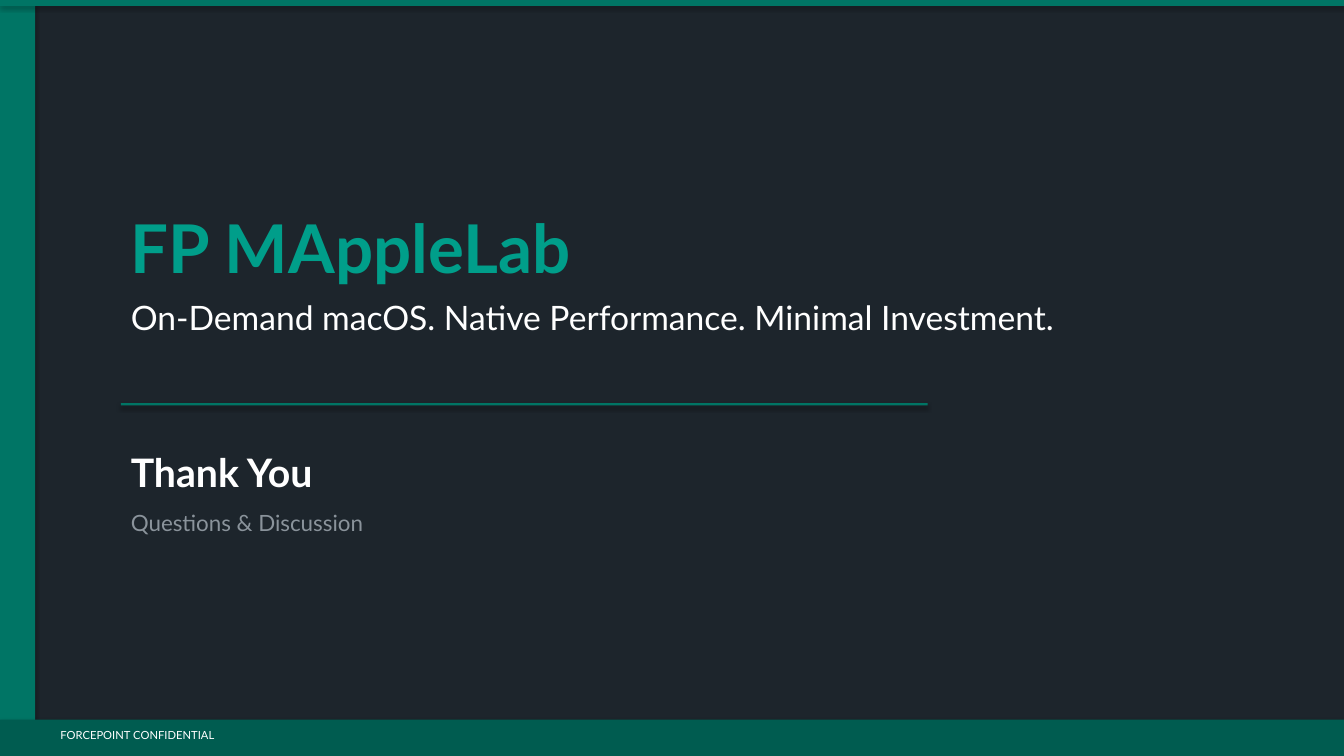
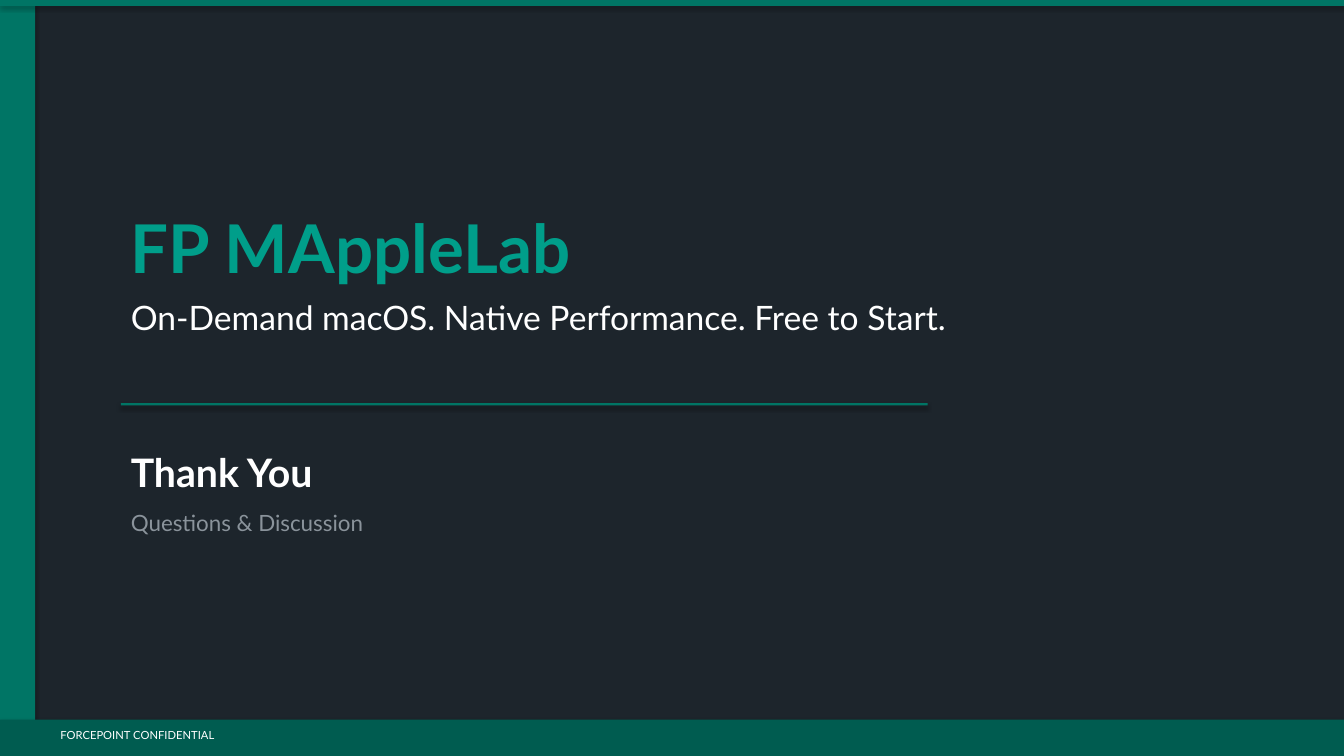
Before and after one commit to sabatico/MappleLab, a slide deck: slide 22 of docs/PR/FP_MAppleLab_Executive_Presentation.pptx (slide 21 before the commit). Drawn at 1344x756 pixels with LibreOffice and Linux fonts; fonts in the diff are those of the drawing. Boxes give left, top, right and bottom in pixels: in the first picture for what was removed or moved away, otherwise in the second. Text is boxed around its words. In the diff, an @@ line names an element or a change of style, - is before the commit and + after.

```diff
--- a/docs/PR/FP_MAppleLab_Executive_Presentation.pptx
+++ b/docs/PR/FP_MAppleLab_Executive_Presentation.pptx
@@ text at bbox=[131, 305, 945, 331]: text changed @@
-On-Demand macOS. Native Performance. Minimal Investment.
+On-Demand macOS. Native Performance. Free to Start.
```
Also in this commit, not shown: 5 other slides changed, 1 slide added, 3 other files.
